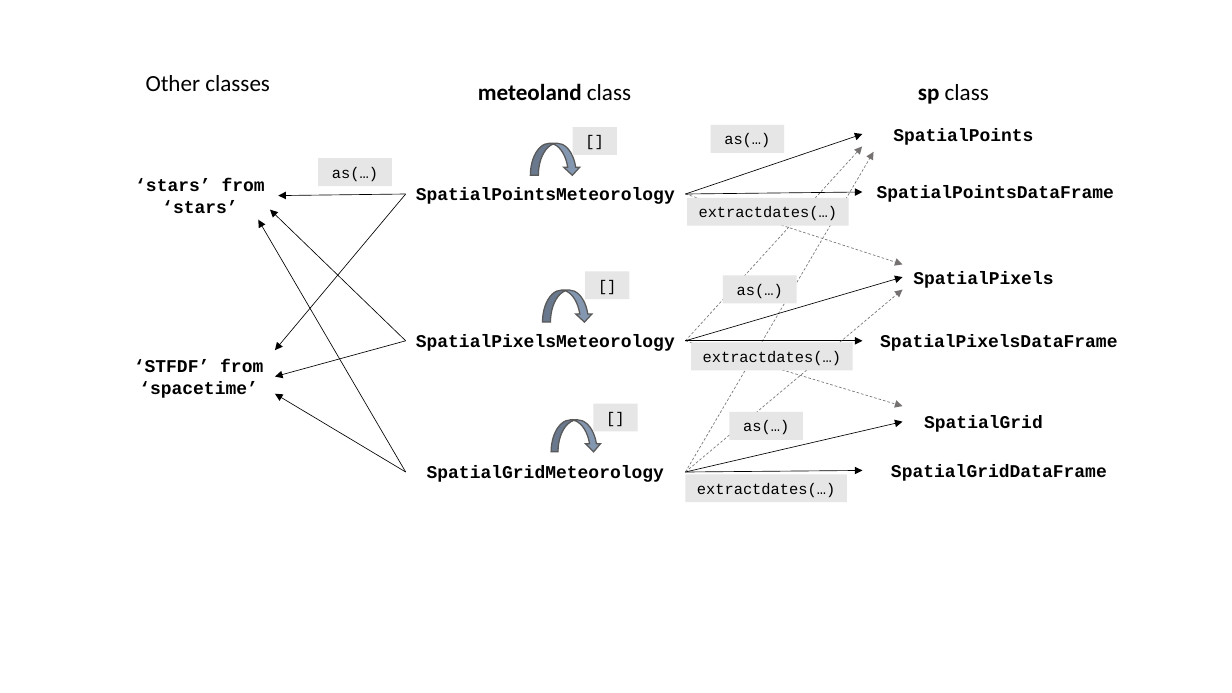
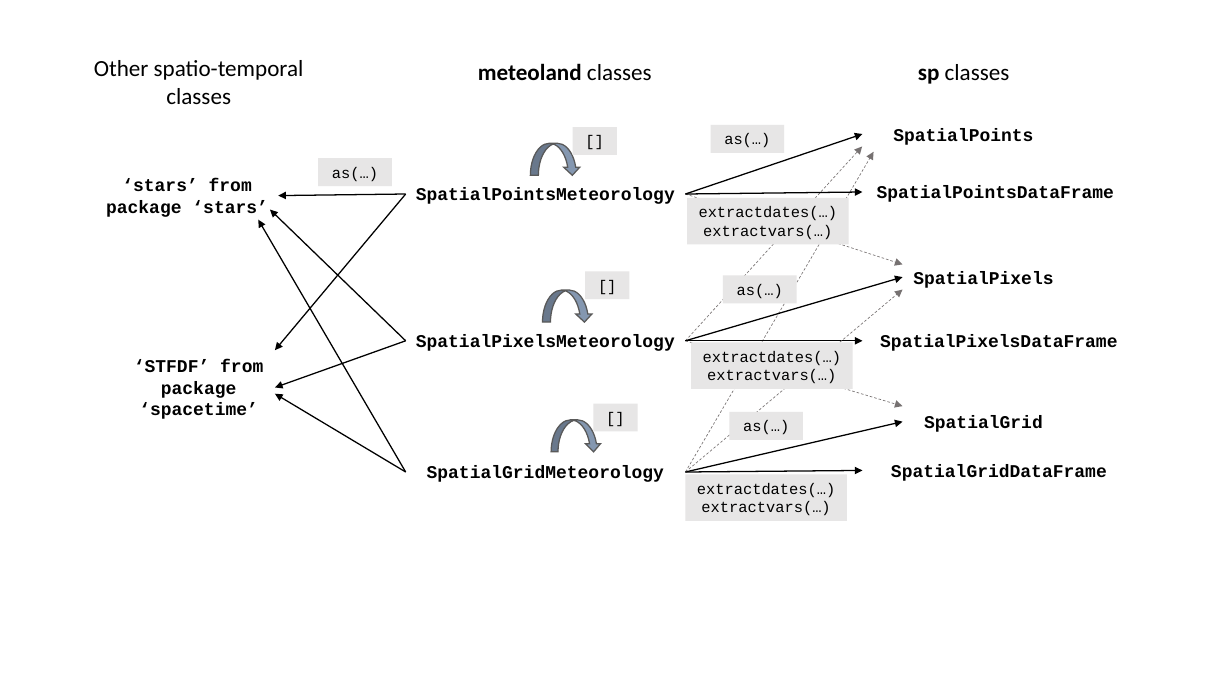
Before and after one commit to emf-creaf/meteolandbook, a slide deck: slide 2 of meteoland_structures.pptx. Drawn at 1232x693 pixels with LibreOffice and Linux fonts; fonts in the diff are those of the drawing. Boxes give left, top, right and bottom in pixels: in the first picture for what was removed or moved away, otherwise in the second. Text is boxed around its words. In the diff, an @@ line names an element or a change of style, - is before the commit and + after.

Commit message:
extractvars

```diff
--- a/meteoland_structures.pptx
+++ b/meteoland_structures.pptx
@@ text at (94,60,304,104): text changed @@
-Other classes
+Other spatio-temporal classes
@@ text at (478,63,652,80): text changed @@
-meteoland class
+meteoland classes
@@ text at (918,64,1010,84): text changed @@
-sp class
+sp classes
@@ arrow (686, 194) - (862, 134): stroke #000000 0.5 pt to #000000 1 pt @@
@@ text at (106,179,268,217): text changed @@
-‘stars’ from ‘stars’
+‘stars’ from package ‘stars’
@@ arrow (406, 194) - (275, 350): stroke #000000 0.5 pt to #000000 1 pt @@
@@ arrow (406, 194) - (278, 196): stroke #000000 0.5 pt to #000000 1 pt @@
@@ arrow (686, 194) - (862, 192): stroke #000000 0.5 pt to #000000 1 pt @@
@@ rectangle "extractdates(…)": place and size @@
-rectangle "extractdates(…)" at (688,198,849,226)
+rectangle "extractdates(…)" at (688,198,849,244)
@@ arrow (406, 472) - (259, 220): stroke #000000 0.5 pt to #000000 1 pt @@
@@ arrow (406, 341) - (270, 210): stroke #000000 0.5 pt to #000000 1 pt @@
@@ text in rectangle at (703,225,832,240): paragraph added @@
+extractvars(…)
@@ arrow (686, 341) - (903, 277): stroke #000000 0.5 pt to #000000 1 pt @@
@@ arrow moved from (406, 341) - (275, 377) to (406, 341) - (275, 387) @@
@@ arrow (406, 341) - (275, 387): stroke #000000 0.5 pt to #000000 1 pt @@
@@ rectangle "extractdates(…) extractvars(…)": place and size @@
-rectangle "extractdates(…) extractvars(…)" at (691,343,853,371)
+rectangle "extractdates(…) extractvars(…)" at (691,343,853,389)
@@ text in rectangle at (703,351,841,384): text changed @@
-extractdates(…)
+extractdates(…) extractvars(…)
@@ text at (134,360,263,419): text changed @@
-‘STFDF’ from ‘spacetime’
+‘STFDF’ from package ‘spacetime’
@@ arrow (406, 472) - (275, 394): stroke #000000 0.5 pt to #000000 1 pt @@
@@ arrow (686, 472) - (903, 421): stroke #000000 0.5 pt to #000000 1 pt @@
@@ rectangle "extractdates(…) extractvars(…)": place and size @@
-rectangle "extractdates(…) extractvars(…)" at (686,474,848,502)
+rectangle "extractdates(…) extractvars(…)" at (686,474,848,520)
@@ arrow (686, 472) - (862, 470): stroke #000000 0.5 pt to #000000 1 pt @@
@@ text in rectangle at (697,483,835,516): text changed @@
-extractdates(…)
+extractdates(…) extractvars(…)
```
Also in this commit, not shown: 1 other slide changed, 3 other files.
